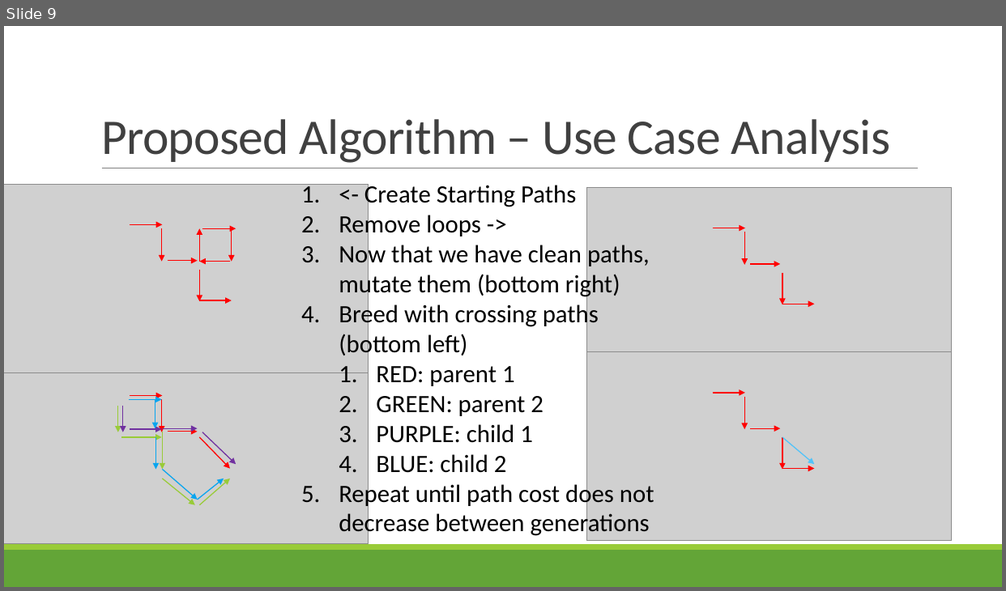
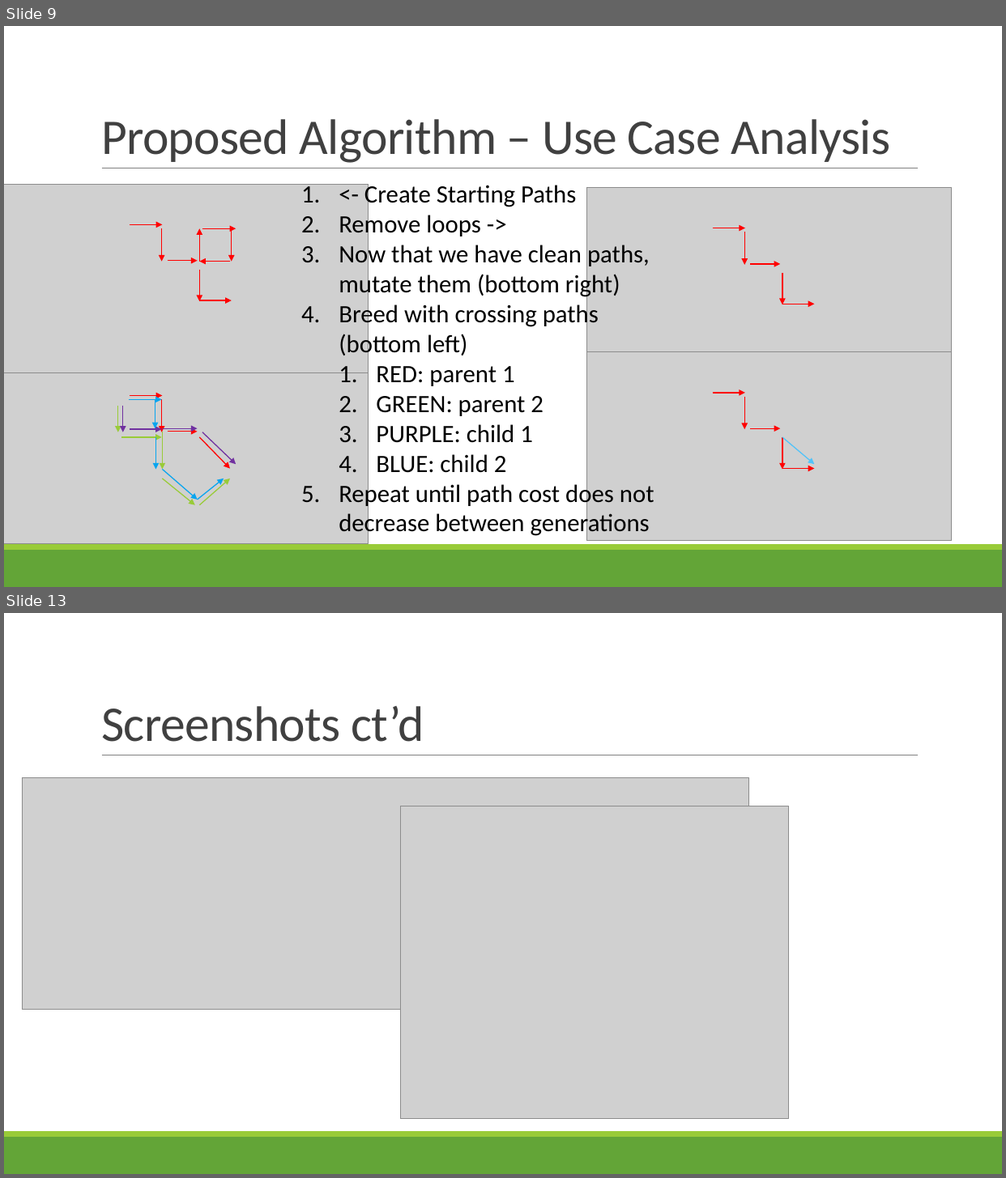
Before and after one commit to nelsonmp1254/RoadNetworkSolver_GA, a slide deck: A Genetic Algorithm for Efficiently Connecting Cities.pptx. Shown one above the other, each under a label of ours: slide 9 before the commit, slides 9 and 13 after it; the slides between them are not shown. The pictures are 1006x591 and 1006x1178 pixels, drawn with LibreOffice and Linux fonts; fonts in the diff are those of the drawing; grey boxes stand for pictures. Boxes give left, top, right and bottom in pixels: in the first picture for what was removed or moved away, otherwise in the second. Text is boxed around its words. In the diff, an @@ line names an element or a change of style, - is before the commit and + after.

```diff
--- a/A Genetic Algorithm for Efficiently Connecting Cities.pptx
+++ b/A Genetic Algorithm for Efficiently Connecting Cities.pptx
@@ slide 13 added at (x1=4, y1=613, x2=1002, y2=1174), background #FFFFFF; not listed: 3 template elements that a slide beside it also shows @@
@@ title added at (x1=101, y1=706, x2=424, y2=742), 48 pt, text #404040 @@
+Screenshots ct’d
@@ picture added at (x1=22, y1=777, x2=749, y2=1010) @@
@@ picture added at (x1=401, y1=807, x2=789, y2=1119) @@
```
Also in this commit, not shown: 3 slides changed, 3 other slides added, 1 slide removed.
